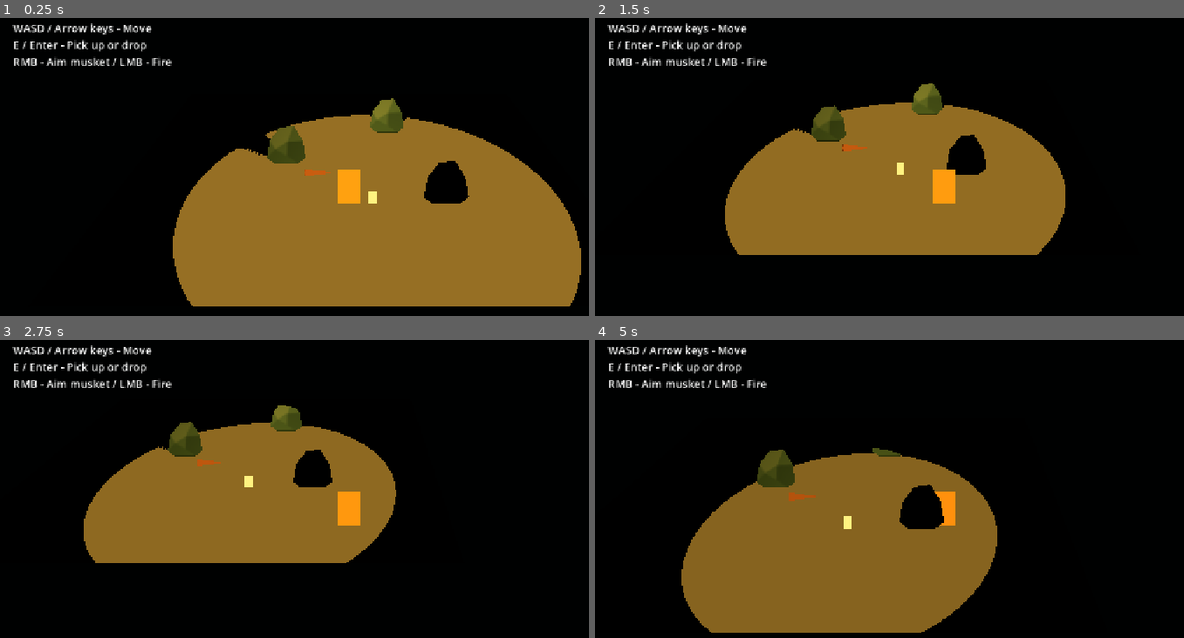
Above: before the commit, frames 1-4 (two rows, left to right).
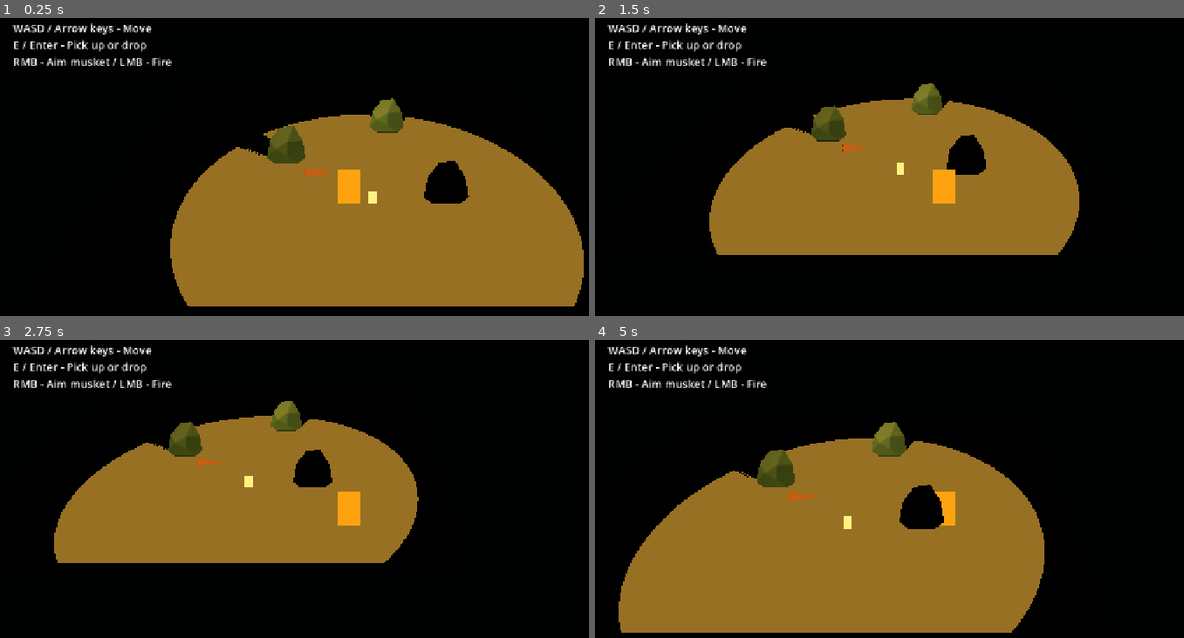
Above: after the commit, the same moments.

Repository: martindzejky/ld60
Game: Godot game, scene res://scenes/main.tscn
Same seed, same stepped clock (60 frames per second), same inputs: the game is played once before the commit and once after it.
Inputs (mouse positions are in pixels of both pictures, inside the frame that each line leads up to):
- Up to frame 1 (0.25 s): no input
- Up to frame 2 (1.5 s): move the mouse to (1095, 184) at 0.52 s; hold D (move_right) 0.53-1.28 s; hold Right mouse button (aim_musket) 0.53-1.28 s; move the mouse to (807, 223) at 1.27 s; hold S (move_down) from 1.28 s (still down); tap Shift (dash) at 1.35 s
- Up to frame 3 (2.75 s): move the mouse to (418, 441) at 2.02 s; release S (move_down) at 2.03 s; press the mouse at (418, 441) at 2.03 s; hold D (move_right) from 2.03 s (still down)
- Up to frame 4 (5 s): move the mouse to (907, 605) at 2.77 s; release D (move_right) at 2.78 s; release the mouse at (907, 605) at 2.78 s; hold W (move_up) 2.78-3.53 s; tap E (interact) at 2.85 s; move the mouse to (1154, 587) at 3.52 s; hold Right mouse button (aim_musket) 3.53-4.28 s; hold A (move_left) from 3.53 s (still down); move the mouse to (736, 468) at 4.27 s; tap Shift (dash) at 4.35 s

The runs differ from the first frame. In frame 1, 0.6% of the frame differs, in the area x 28-100%, y 32-97%; in frame 2, 2.4%; in frame 3, 4.1%; in frame 4, 12%, in the area x 4-77%, y 27-99%.

Commit message:
Lantern lever interaction and steady light

Diff:
--- a/scenes/main.tscn
+++ b/scenes/main.tscn
@@ -83,7 +83,7 @@
 E / Enter - Pick up or drop
 RMB - Aim musket / LMB - Fire"
 
-[node name="lantern" type="HBoxContainer" parent="hud" unique_id=1705136529 node_paths=PackedStringArray("lantern")]
+[node name="lantern" type="Button" parent="hud" unique_id=1705136529 node_paths=PackedStringArray("lantern", "lever")]
 visible = false
 anchors_preset = 3
 anchor_left = 1.0
@@ -91,27 +91,64 @@
 anchor_right = 1.0
 anchor_bottom = 1.0
 offset_left = -244.0
-offset_top = -72.0
+offset_top = -224.0
 offset_right = -24.0
 offset_bottom = -24.0
 grow_horizontal = 0
 grow_vertical = 0
-mouse_filter = 2
-theme_override_constants/separation = 16
+focus_mode = 0
+action_mode = 0
+flat = true
+mouse_default_cursor_shape = 2
 script = ExtResource("6")
 lantern = NodePath("../../lantern")
+lever = NodePath("lever")
 
 [node name="icon" type="ColorRect" parent="hud/lantern" unique_id=1514002418]
-custom_minimum_size = Vector2(24, 36)
-layout_mode = 2
-size_flags_vertical = 4
+layout_mode = 0
+offset_left = 30.0
+offset_top = 45.0
+offset_right = 110.0
+offset_bottom = 145.0
 mouse_filter = 2
 color = Color(1, 0.95, 0.5, 1)
 
+[node name="lever" type="Control" parent="hud/lantern"]
+layout_mode = 0
+offset_left = 110.0
+offset_top = 110.0
+offset_right = 110.0
+offset_bottom = 110.0
+mouse_filter = 2
+
+[node name="arm" type="ColorRect" parent="hud/lantern/lever"]
+layout_mode = 0
+offset_top = -7.0
+offset_right = 70.0
+offset_bottom = 7.0
+mouse_filter = 2
+color = Color(0.55, 0.35, 0.15, 1)
+
+[node name="grip" type="ColorRect" parent="hud/lantern/lever"]
+layout_mode = 0
+offset_left = 58.0
+offset_top = -13.0
+offset_right = 78.0
+offset_bottom = 13.0
+mouse_filter = 2
+color = Color(0.85, 0.65, 0.3, 1)
+
 [node name="prompt" type="Label" parent="hud/lantern" unique_id=1366080670]
-layout_mode = 2
-theme_override_font_sizes/font_size = 20
-text = "Click LMB to wind"
-vertical_alignment = 1
+layout_mode = 0
+offset_top = 160.0
+offset_right = 220.0
+offset_bottom = 200.0
+mouse_filter = 2
+theme_override_font_sizes/font_size = 16
+text = "Click lantern to squeeze
+Let the lever reopen"
+horizontal_alignment = 1
+
+[connection signal="pressed" from="hud/lantern" to="player" method="_on_lantern_pressed"]
 
 [editable path="player"]
--- a/scripts/lantern.gd
+++ b/scripts/lantern.gd
@@ -2,12 +2,15 @@
 extends Node3D
 
 signal carried_changed(carried: bool)
+signal lever_changed(openness: float)
 
 @export var light: OmniLight3D
 @export var visuals: CameraFacing
 @export var max_energy: float = 100.0
 @export var energy_drain: float = 5.0
 @export var energy_per_press: float = 15.0
+@export_range(0.01, 1.0, 0.01) var full_light_threshold: float = 0.7
+@export_range(0.05, 5.0, 0.05) var lever_return_time: float = 0.8
 @export var min_radius: float = 0.7
 @export var max_radius: float = 8.0
 @export var min_brightness: float = 0.15
@@ -15,6 +18,7 @@
 
 var energy: float = 0.0
 var is_carried: bool = false
+var lever_openness: float = 1.0
 
 
 func _ready() -> void:
@@ -24,11 +28,14 @@
 
 func _process(delta: float) -> void:
   energy = maxf(energy - energy_drain * delta, 0.0)
+  if lever_openness < 1.0:
+    lever_openness = move_toward(lever_openness, 1.0, delta / lever_return_time)
+    lever_changed.emit(lever_openness)
   _update_light()
 
 
 func _update_light() -> void:
-  var charge := energy / max_energy
+  var charge := clampf(energy / (max_energy * full_light_threshold), 0.0, 1.0)
   light.omni_range = lerpf(min_radius, max_radius, charge)
   light.light_energy = lerpf(min_brightness, max_brightness, charge)
 
@@ -42,5 +49,8 @@
 
 
 func charge() -> void:
-  energy = minf(energy + energy_per_press, max_energy)
+  var stroke := lever_openness * lever_openness
+  energy = minf(energy + energy_per_press * stroke, max_energy)
+  lever_openness = 0.0
+  lever_changed.emit(lever_openness)
   _update_light()
--- a/scripts/lantern_ui.gd
+++ b/scripts/lantern_ui.gd
@@ -1,12 +1,19 @@
-extends HBoxContainer
+extends Button
 
 @export var lantern: Lantern
+@export var lever: Control
 
 
 func _ready() -> void:
   lantern.carried_changed.connect(_on_carried_changed)
+  lantern.lever_changed.connect(_on_lever_changed)
   _on_carried_changed(lantern.is_carried)
+  _on_lever_changed(lantern.lever_openness)
 
 
 func _on_carried_changed(carried: bool) -> void:
   visible = carried
+
+
+func _on_lever_changed(openness: float) -> void:
+  lever.rotation = lerpf(0.0, deg_to_rad(-55.0), openness)
--- a/scripts/player.gd
+++ b/scripts/player.gd
@@ -53,8 +53,6 @@
 
   if event.is_action_pressed('interact'):
     _interact()
-  elif event.is_action_pressed('wind_lantern') and lantern.is_carried:
-    lantern.charge()
   elif event.is_action_pressed('fire_musket'):
     _shot_requested = _aiming_requested()
   elif event.is_action_pressed('dash'):
@@ -62,6 +60,11 @@
   else:
     return
   get_viewport().set_input_as_handled()
+
+
+func _on_lantern_pressed() -> void:
+  if lantern.is_carried:
+    lantern.charge()
 
 
 func _dash() -> void:
